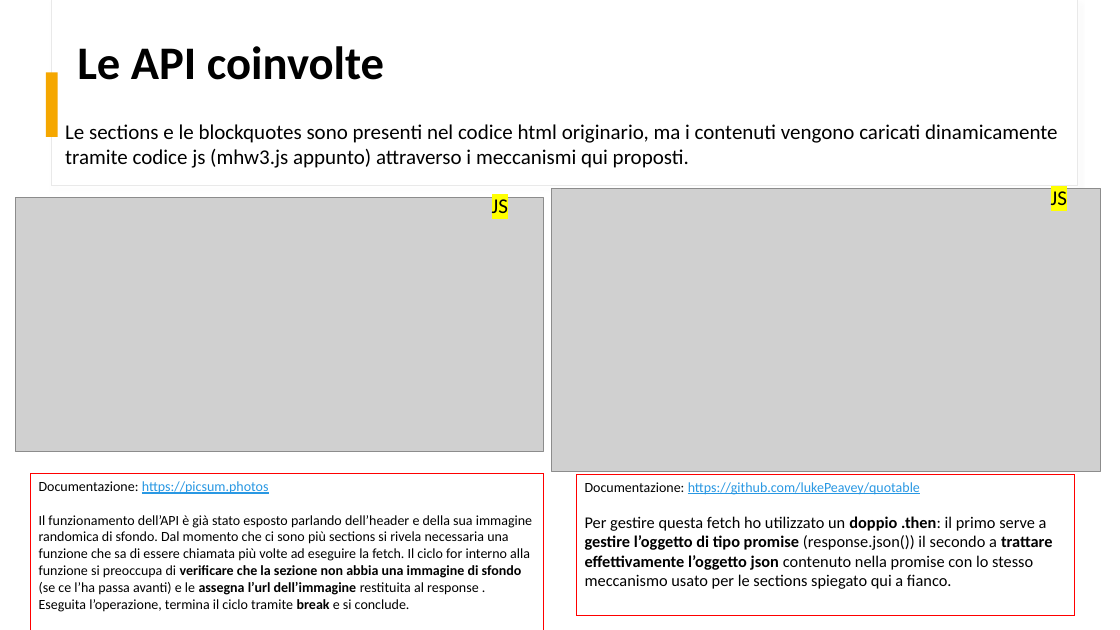
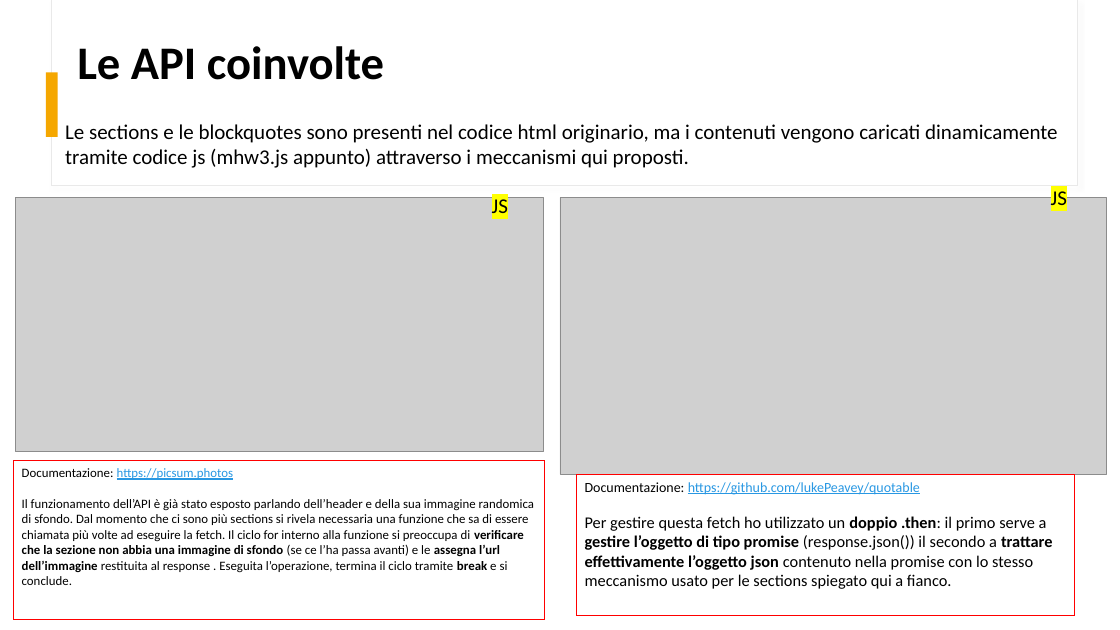
Before and after one commit to FrancescoCt/mhw3, a slide deck: slide 12 of mhw3.pptx. Drawn at 1120x630 pixels with LibreOffice and Linux fonts; fonts in the diff are those of the drawing; grey boxes stand for pictures. Boxes give left, top, right and bottom in pixels: in the first picture for what was removed or moved away, otherwise in the second. Text is boxed around its words. In the diff, an @@ line names an element or a change of style, - is before the commit and + after.

```diff
--- a/mhw3.pptx
+++ b/mhw3.pptx
@@ picture: place and size @@
-picture at (551,189,1101,471)
+picture at (560,197,1107,474)
@@ rectangle "Documentazione: https://picsum.photos": place and size @@
-rectangle "Documentazione: https://picsum.photos" at (30,474,544,630)
+rectangle "Documentazione: https://picsum.photos" at (13,461,545,619)
@@ rectangle "Documentazione: https://picsum.photos" at (13,461,545,619): size 12 to 11 pt @@
```
Also in this commit, not shown: 3 other files.
